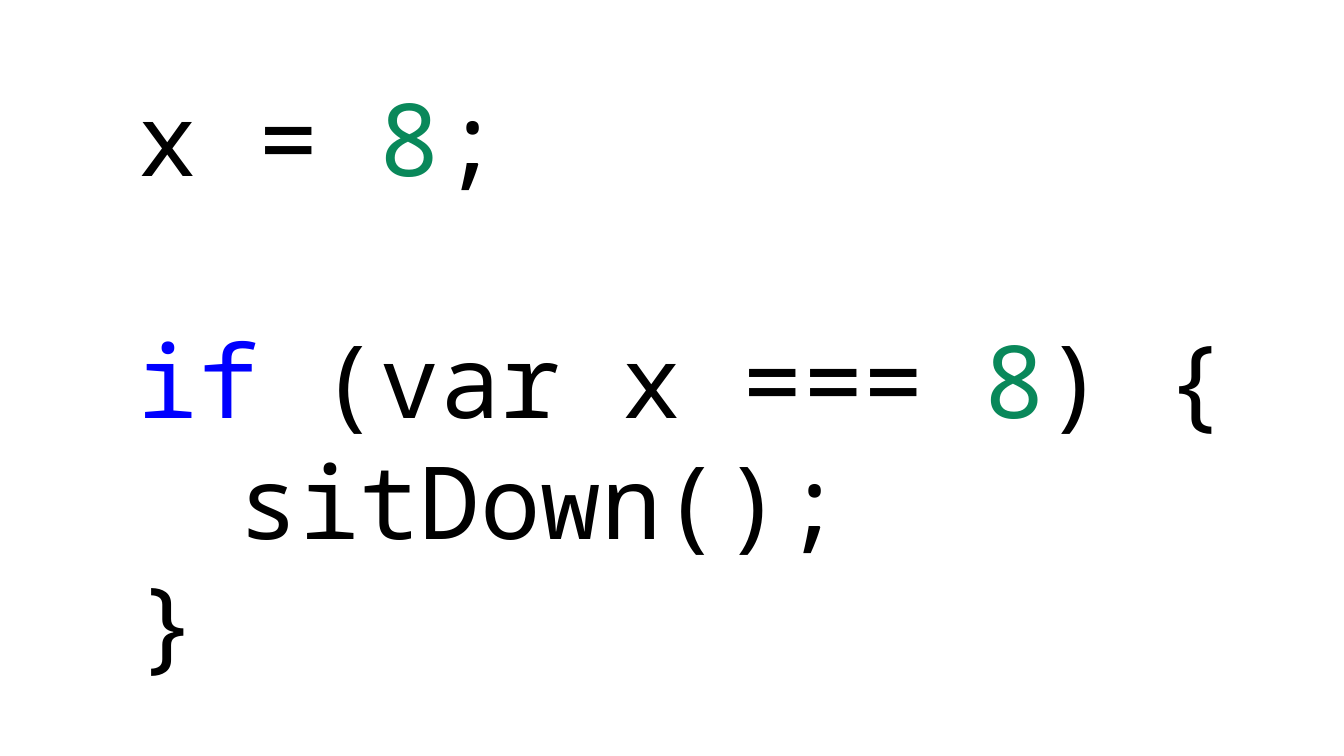
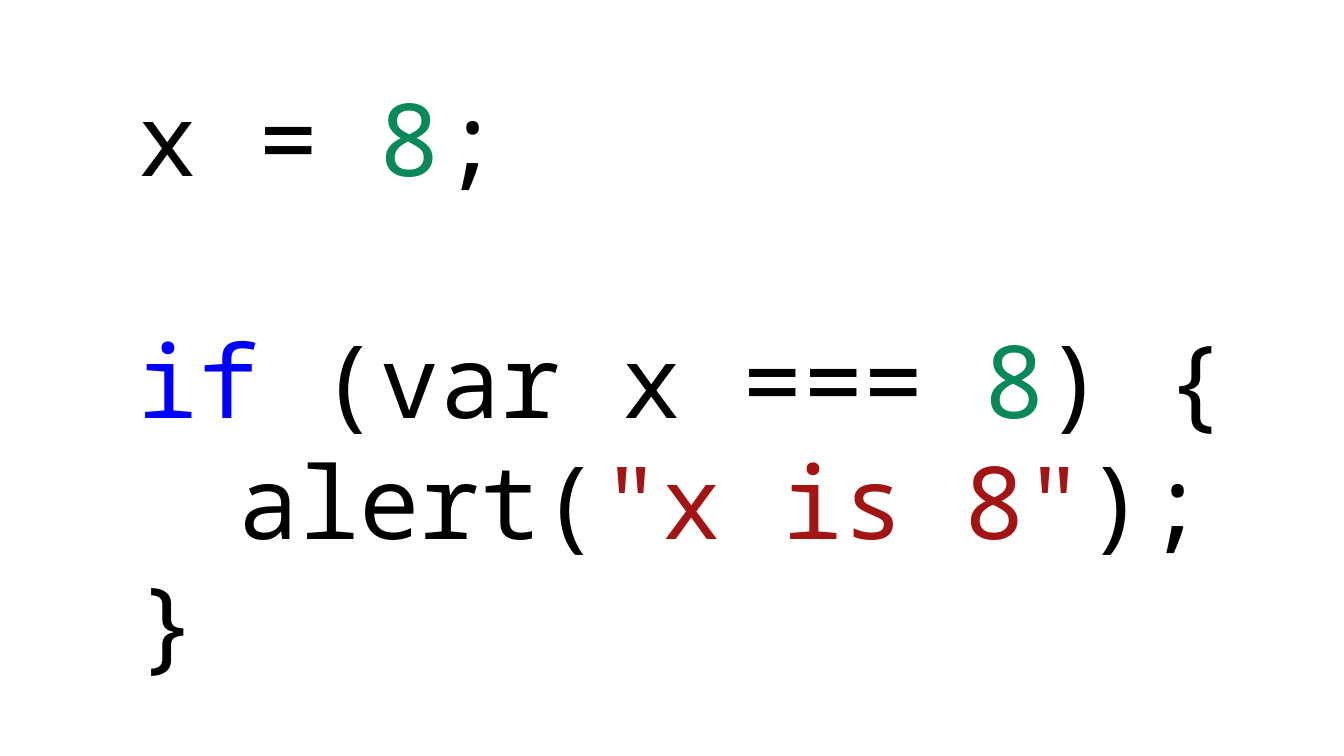
Before and after one commit to hytechclub/web-102, a slide deck: slide 14 of Week05/BeTheComputer.pptx. Drawn at 1344x756 pixels with LibreOffice and Linux fonts; fonts in the diff are those of the drawing. Boxes give left, top, right and bottom in pixels: in the first picture for what was removed or moved away, otherwise in the second. Text is boxed around its words. In the diff, an @@ line names an element or a change of style, - is before the commit and + after.

```diff
--- a/Week05/BeTheComputer.pptx
+++ b/Week05/BeTheComputer.pptx
@@ text at [239, 462, 1206, 555]: text changed @@
-sitDown();
+alert("x is 8");
```
Also in this commit, not shown: 1 slide removed.
